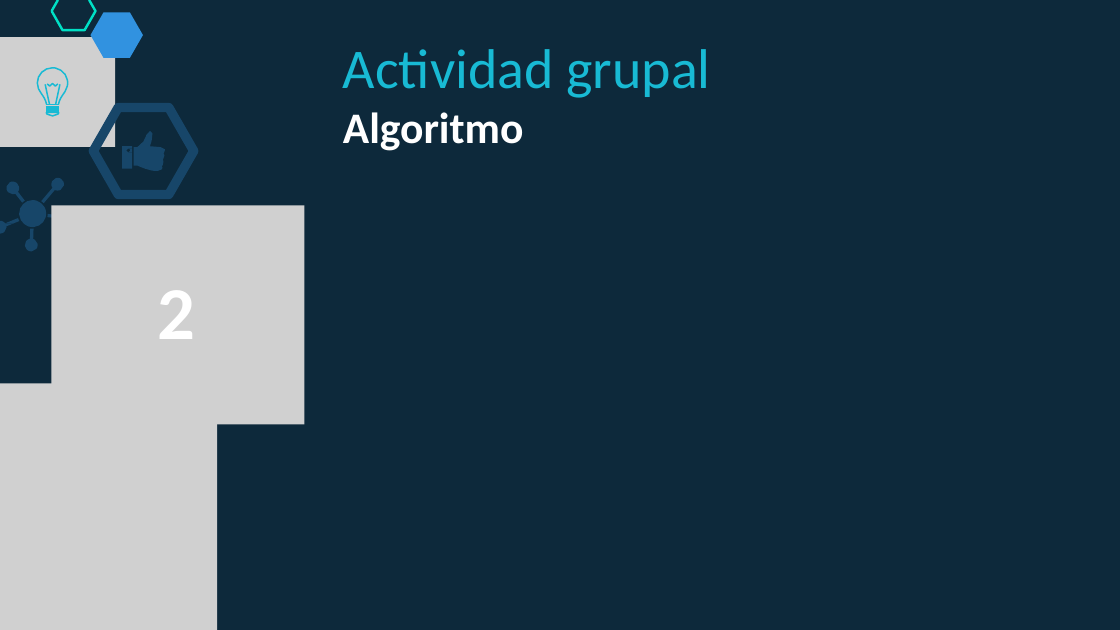
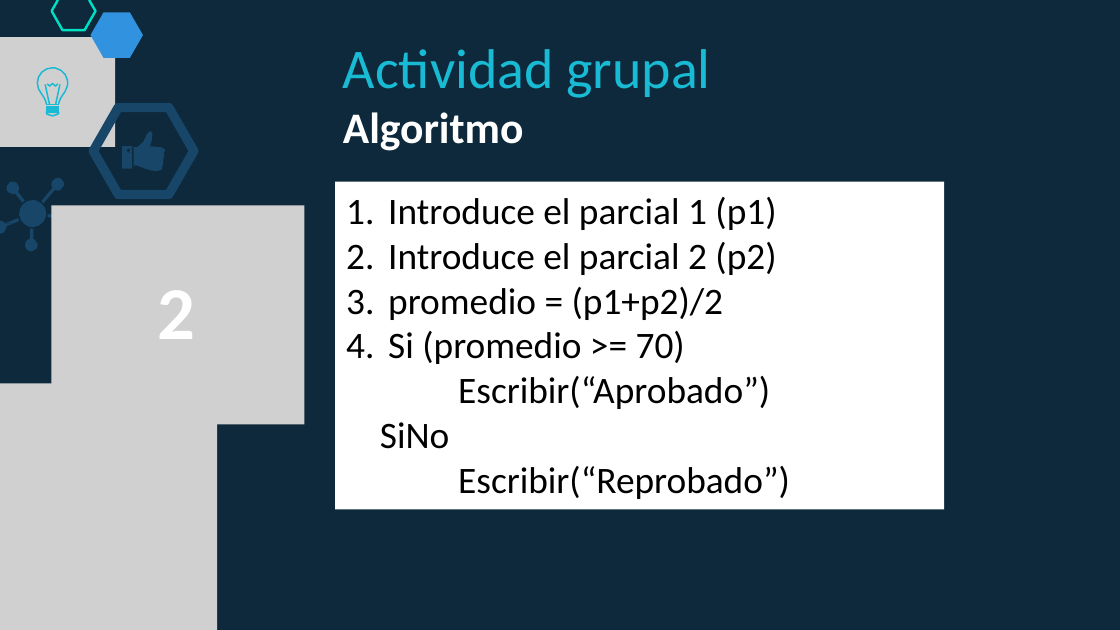
Before and after one commit to lizetheP/PensamientoC, a slide deck: slide 16 of calendario/documentos/4_Condicionales.pptx. Drawn at 1120x630 pixels with LibreOffice and Linux fonts; fonts in the diff are those of the drawing; grey boxes stand for pictures. Boxes give left, top, right and bottom in pixels: in the first picture for what was removed or moved away, otherwise in the second. Text is boxed around its words. In the diff, an @@ line names an element or a change of style, - is before the commit and + after.

```diff
--- a/calendario/documentos/4_Condicionales.pptx
+++ b/calendario/documentos/4_Condicionales.pptx
@@ rectangle added at box(335, 181, 944, 510), fill #FFFFFF, 24 pt, text #000000 @@
+1. Introduce el parcial 1 (p1)
+2. Introduce el parcial 2 (p2)
+3. promedio = (p1+p2)/2
+4. Si (promedio >= 70)
+Escribir(“Aprobado”)
+SiNo
+Escribir(“Reprobado”)
```
Also in this commit, not shown: 5 other slides changed, 8 slides removed, 10 other files.
